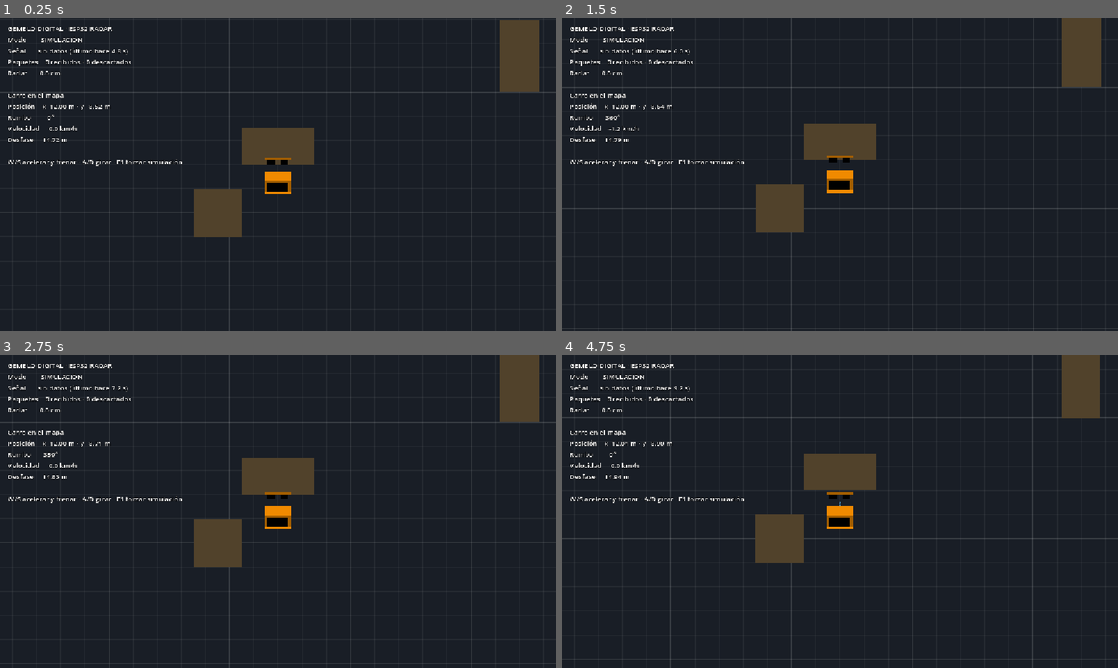
Above: before the commit, frames 1-4 (two rows, left to right).
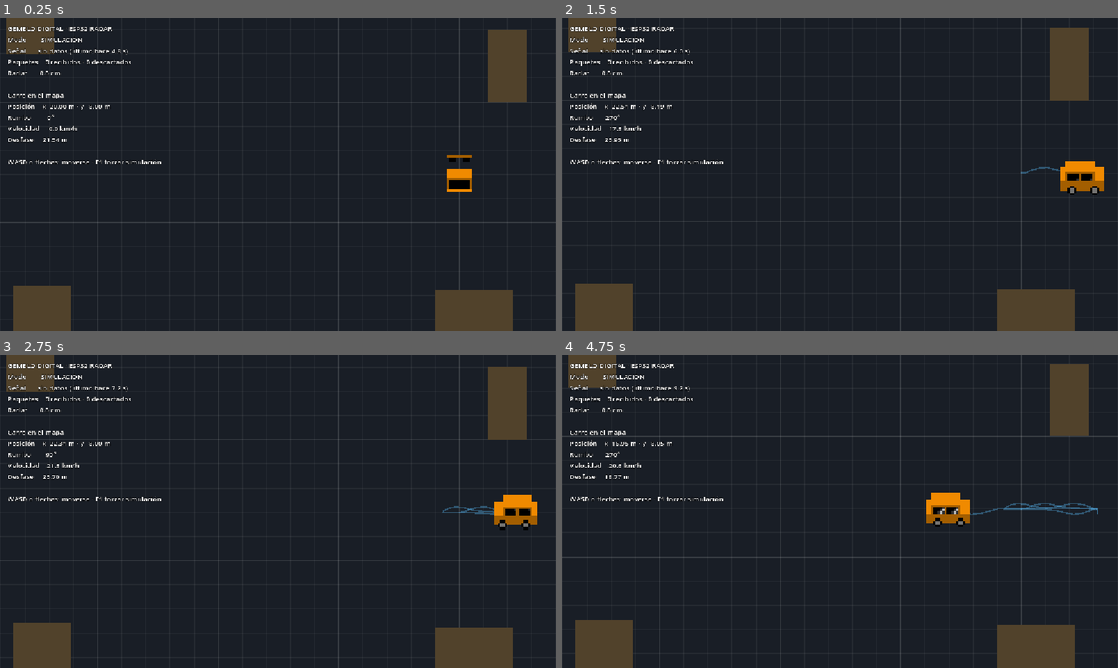
Above: after the commit, the same moments.

Repository: emunozdev/Gemelo-digital-IoT
Game: Godot game, scene res://main.tscn
Two runs of this game, one before a commit and one after it. Both use one fixed random seed, a clock stepped at 60 frames per second and the inputs below.
Inputs:
- Up to frame 1 (0.25 s): no input
- Up to frame 2 (1.5 s): tap Enter at 0.5 s; hold D (girar_derecha, bound only before the commit) 0.53-1.28 s; tap W (acelerar, bound only before the commit) at 0.6 s; tap S (retroceder, bound only before the commit) at 0.8, 1.35 s; hold A (girar_izquierda, bound only before the commit) from 1.28 s (still down)
- Up to frame 3 (2.75 s): tap W (acelerar, bound only before the commit) at 1.55, 2.1 s; release A (girar_izquierda, bound only before the commit) at 2.03 s; hold D (girar_derecha, bound only before the commit) from 2.03 s (still down); tap S (retroceder, bound only before the commit) at 2.3 s
- Up to frame 4 (4.75 s): tap S (retroceder, bound only before the commit) at 2.85, 3.8, 4.35 s; tap W (acelerar, bound only before the commit) at 3.05, 3.6, 4.55 s; release D (girar_derecha, bound only before the commit) at 3.53 s; hold A (girar_izquierda, bound only before the commit) from 3.53 s (still down)

The runs differ from the first frame. In frame 1, 12% of the frame differs, in the area x 0-100%, y 0-100%; in frame 2, 12%; in frame 3, 12%; in frame 4, 13%.

Commit message:
fix: WASD dirige al carro y el gemelo ya no se atasca en el mapa
El control por teclado pasa de acelerar/girar a direccion directa: las teclas
mueven el carro hacia donde se pulsan y la mirada sigue al vector de avance,
en ocho direcciones. Se renombran las acciones en project.godot y se ajustan
el HUD y el README.

Los obstaculos se sacan del interior del ovalo y el carro arranca sobre la
pista. Al seguir la telemetria el carro cortaba en diagonal desde el centro
del mapa y quedaba pegado contra un muro interno, con el desfase creciendo
sin forma de recuperarse.

Se versionan los .uid que Godot genera para los scripts del motor.

Diff:
--- a/gamedev/gemelo-interfaz/main.tscn
+++ b/gamedev/gemelo-interfaz/main.tscn
@@ -12,7 +12,7 @@
 [node name="RenderizarObjectos" parent="." instance=ExtResource("2_objetos")]
 
 [node name="Carro" parent="." instance=ExtResource("3_carro")]
-position = Vector2(600, 400)
+position = Vector2(1000, 400)
 
 [node name="ConexionEsp32" parent="." instance=ExtResource("4_esp32")]
 
--- a/gamedev/gemelo-interfaz/motor/Hud.gd
+++ b/gamedev/gemelo-interfaz/motor/Hud.gd
@@ -54,7 +54,7 @@
 		lineas.append("Desfase     %5.2f m" % _carro.error_gemelo_m())
 		lineas.append("")
 
-	lineas.append("W/S acelerar y frenar · A/D girar · F1 forzar simulación")
+	lineas.append("WASD o flechas: moverse · F1 forzar simulación")
 	return "\n".join(lineas)
 
 
--- a/gamedev/gemelo-interfaz/motor/Mapa.gd
+++ b/gamedev/gemelo-interfaz/motor/Mapa.gd
@@ -12,12 +12,13 @@
 @export var color_muro := Color(0.32, 0.26, 0.17)
 
 ## Obstáculos en metros; posición = esquina superior izquierda, tamaño = ancho/alto.
-## Colocados dentro y fuera del óvalo que recorre el gemelo, para que no lo
-## bloqueen al seguir la telemetría.
+## Todos quedan fuera del óvalo de 8x5 m que recorre el gemelo: un muro entre el
+## centro y la pista bloquearía al gemelo persiguiendo su propia telemetría.
 @export var obstaculos_m: Array[Rect2] = [
-	Rect2(Vector2(10.5, 6.5), Vector2(3.0, 1.5)),
-	Rect2(Vector2(8.5, 9.0), Vector2(2.0, 2.0)),
 	Rect2(Vector2(21.2, 2.0), Vector2(1.6, 3.0)),
+	Rect2(Vector2(1.2, 1.2), Vector2(2.0, 1.8)),
+	Rect2(Vector2(1.5, 12.6), Vector2(2.4, 2.0)),
+	Rect2(Vector2(19.0, 12.8), Vector2(3.2, 1.8)),
 ]
 
 
--- a/gamedev/gemelo-interfaz/motor/MotorCarro2D.gd
+++ b/gamedev/gemelo-interfaz/motor/MotorCarro2D.gd
@@ -5,8 +5,8 @@
 ## Dos fuentes de control sobre el mismo cuerpo:
 ##  - TELEMETRÍA: sigue la pose que publica el ESP32 a través del middleware,
 ##    corrigiendo la posición de forma proporcional para no teletransportar.
-##  - TECLADO: modelo arcade de aceleración/fricción/giro, para probar el mapa
-##    cuando todavía no llega señal del carro real.
+##  - TECLADO: dirección directa, el carro va hacia donde se pulsa y mira hacia
+##    ahí. Sirve para probar el mapa cuando todavía no llega señal del carro.
 
 enum Modo { AUTO, TELEMETRIA, TECLADO }
 
@@ -14,14 +14,10 @@
 ## Escala del mundo: 1 metro real son N pixeles del mapa.
 @export var pixeles_por_metro: float = 50.0
 
-@export_group("Fisica")
-@export var aceleracion: float = 3.2
+@export_group("Conduccion")
 @export var velocidad_maxima: float = 6.0
-@export var velocidad_retroceso: float = 2.5
-@export var frenado: float = 6.5
-@export var friccion: float = 1.6
-## Grados por segundo de giro a velocidad maxima.
-@export var giro_maximo: float = 140.0
+## Suavizado del control por teclado, en 1/s. Más alto, más inmediato.
+@export var respuesta_teclado: float = 10.0
 
 @export_group("Gemelo")
 @export var modo: Modo = Modo.AUTO
@@ -60,7 +56,7 @@
 	if modo_activo == Modo.TELEMETRIA:
 		_seguir_telemetria(delta)
 	else:
-		_conducir_teclado(delta)
+		_conducir_direccional(delta)
 
 	move_and_slide()
 
@@ -95,23 +91,14 @@
 	rumbo = _acercar_angulo(rumbo, deg_to_rad(Telemetria.rumbo_grados), 1.0 - exp(-ganancia_rumbo * delta))
 
 
-func _conducir_teclado(delta: float) -> void:
-	var acelerador := Input.get_axis("retroceder", "acelerar")
-	var timon := Input.get_axis("girar_izquierda", "girar_derecha")
-
-	if acelerador > 0.0:
-		velocidad = minf(velocidad + aceleracion * acelerador * delta, velocidad_maxima)
-	elif acelerador < 0.0:
-		velocidad = maxf(velocidad + frenado * acelerador * delta, -velocidad_retroceso)
-	else:
-		var perdida := friccion * delta
-		velocidad = 0.0 if absf(velocidad) <= perdida else velocidad - signf(velocidad) * perdida
-
-	if not is_zero_approx(velocidad):
-		var agarre := clampf(absf(velocidad) / velocidad_maxima, 0.0, 1.0)
-		rumbo += deg_to_rad(timon * giro_maximo) * agarre * delta * signf(velocidad)
-
-	velocity = Vector2(sin(rumbo), -cos(rumbo)) * velocidad * pixeles_por_metro
+func _conducir_direccional(delta: float) -> void:
+	var direccion := Input.get_vector("mover_izquierda", "mover_derecha",
+			"mover_arriba", "mover_abajo")
+	var objetivo := direccion * velocidad_maxima * pixeles_por_metro
+	velocity = velocity.lerp(objetivo, 1.0 - exp(-respuesta_teclado * delta))
+	velocidad = velocity.length() / pixeles_por_metro
+	if direccion != Vector2.ZERO:
+		rumbo = atan2(direccion.x, -direccion.y)
 
 
 func _animar(delta: float) -> void:
--- a/gamedev/gemelo-interfaz/project.godot
+++ b/gamedev/gemelo-interfaz/project.godot
@@ -25,25 +25,25 @@
 
 [input]
 
-acelerar={
+mover_arriba={
 "deadzone": 0.2,
 "events": [Object(InputEventKey,"resource_local_to_scene":false,"resource_name":"","device":-1,"window_id":0,"alt_press …(190 unchanged characters)…
 , Object(InputEventKey,"resource_local_to_scene":false,"resource_name":"","device":-1,"window_id":0,"alt_pressed":false …(186 unchanged characters)…
 ]
 }
-retroceder={
+mover_abajo={
 "deadzone": 0.2,
 "events": [Object(InputEventKey,"resource_local_to_scene":false,"resource_name":"","device":-1,"window_id":0,"alt_press …(190 unchanged characters)…
 , Object(InputEventKey,"resource_local_to_scene":false,"resource_name":"","device":-1,"window_id":0,"alt_pressed":false …(186 unchanged characters)…
 ]
 }
-girar_izquierda={
+mover_izquierda={
 "deadzone": 0.2,
 "events": [Object(InputEventKey,"resource_local_to_scene":false,"resource_name":"","device":-1,"window_id":0,"alt_press …(190 unchanged characters)…
 , Object(InputEventKey,"resource_local_to_scene":false,"resource_name":"","device":-1,"window_id":0,"alt_pressed":false …(186 unchanged characters)…
 ]
 }
-girar_derecha={
+mover_derecha={
 "deadzone": 0.2,
 "events": [Object(InputEventKey,"resource_local_to_scene":false,"resource_name":"","device":-1,"window_id":0,"alt_press …(190 unchanged characters)…
 , Object(InputEventKey,"resource_local_to_scene":false,"resource_name":"","device":-1,"window_id":0,"alt_pressed":false …(186 unchanged characters)…
Not shown, added: gamedev/gemelo-interfaz/motor/AnimadorCarro.gd.uid
Not shown, added: gamedev/gemelo-interfaz/motor/Hud.gd.uid
Not shown, added: gamedev/gemelo-interfaz/motor/Mapa.gd.uid
Not shown, added: gamedev/gemelo-interfaz/motor/MotorCarro2D.gd.uid
Not shown, added: gamedev/gemelo-interfaz/motor/ReceptorUdp.gd.uid
Not shown, added: gamedev/gemelo-interfaz/motor/RenderizarObjetos.gd.uid
Not shown, added: gamedev/gemelo-interfaz/motor/Telemetria.gd.uid
Not shown, changed: README.md
